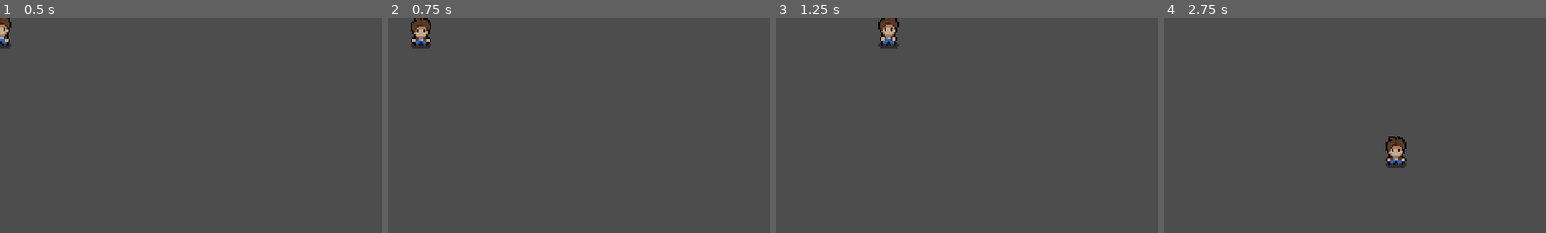
Above: before the commit, frames 1-4 (left to right).
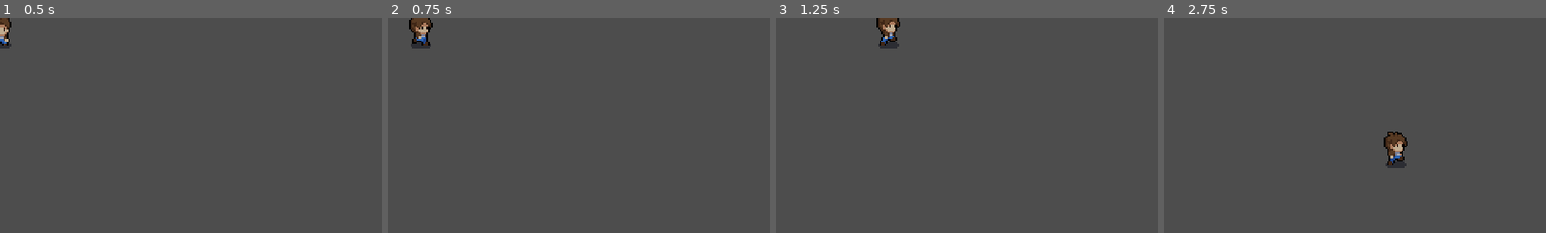
Above: after the commit, the same moments.

Repository: breadsk/curso
Game: Godot game, scene res://Player/player.tscn
The game is run twice, just before and just after one commit, with the same random seed, the same clock (stepped at 60 frames per second) and the same inputs.
Inputs:
- Up to frame 1 (0.5 s): no input
- Up to frame 2 (0.75 s): hold D (right) from 0.53 s (still down)
- Up to frame 3 (1.25 s): keep holding D (right)
- Up to frame 4 (2.75 s): release D (right) at 1.28 s; hold S (down) 1.28-2.03 s; hold D (right) from 2.03 s (still down)
The pictures show only the part of the screen within x 0-50%, y 0-50%; the shares and areas given below are measured in that part.

Frame 1 is identical in both runs. In frame 2, 0.4% of the frame differs, in the area x 5-12%, y 0-13%; in frame 3, 0.4%; in frame 4, 0.6%, in the area x 57-64%, y 52-69%.

Commit message:
Movimiento a la derecha

Diff:
--- a/Player/player.gd
+++ b/Player/player.gd
@@ -1,11 +1,20 @@
 extends CharacterBody2D
+
+##Para iniciar algo antes del que juego inicie
+@onready var anims: AnimationPlayer = $AnimationPlayer
+
 
 var speed = 100
 
 func _physics_process(delta: float):
 	move()
+	animCtrl()
 
 func move():
 	#Vector con los 4 mapas de entradas
 	velocity = Input.get_vector("left","right","up","down") * speed
 	move_and_slide()
+
+func animCtrl():
+	if velocity.x > 0:
+			anims.play("walkR")
Not shown, added: Player/pla2EF8.tmp
